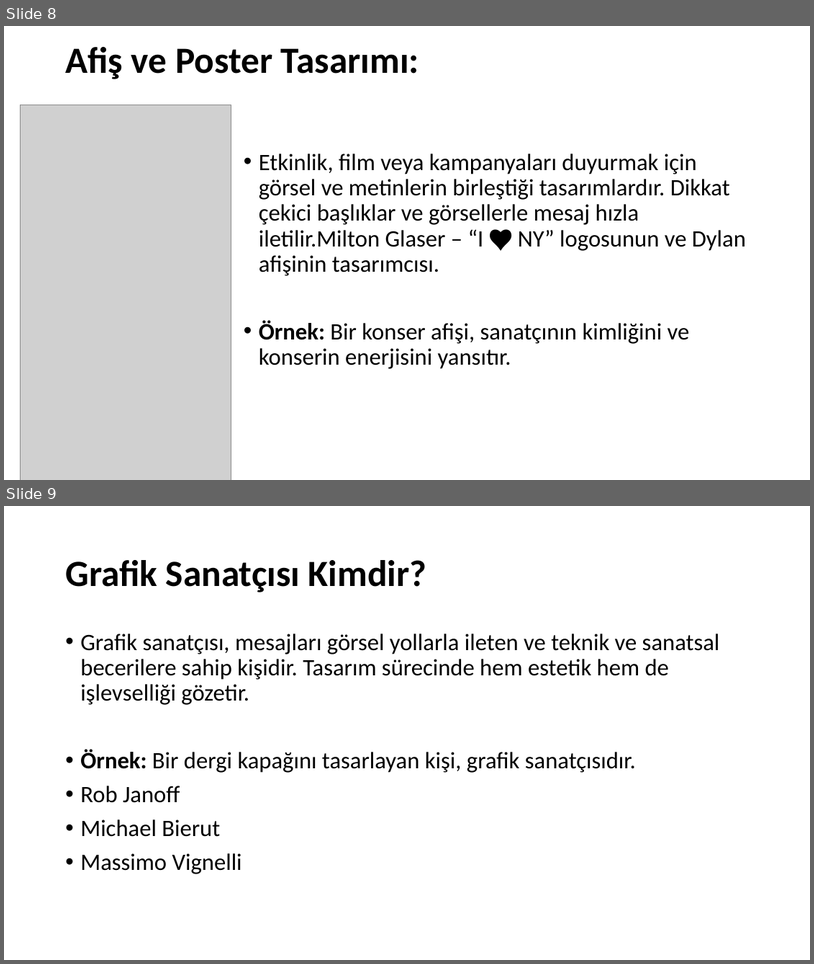
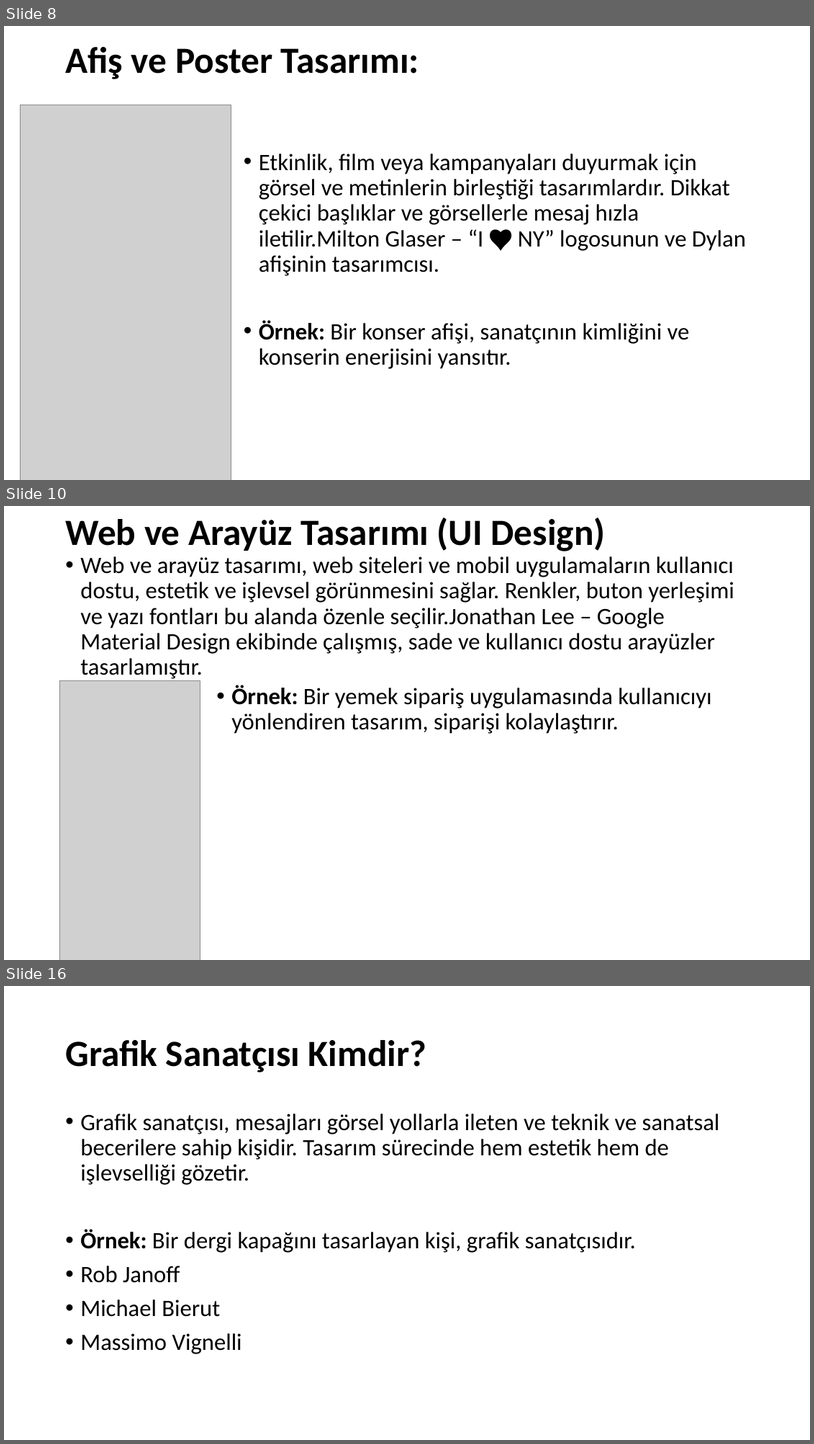
Before and after one commit to musarda/thyaoihlas.github.io, a slide deck: Grafik_Sanatı_Nedir.pptx. Shown one above the other, each under a label of ours: slides 8 and 9 before the commit, slides 8, 10 and 16 after it; the slides between them are not shown. The pictures are 814x964 and 814x1444 pixels, drawn with LibreOffice and Linux fonts; fonts in the diff are those of the drawing; grey boxes stand for pictures. Boxes give left, top, right and bottom in pixels: in the first picture for what was removed or moved away, otherwise in the second. Text is boxed around its words. In the diff, an @@ line names an element or a change of style, - is before the commit and + after.

```diff
--- a/Grafik_Sanatı_Nedir.pptx
+++ b/Grafik_Sanatı_Nedir.pptx
@@ slide 10 added at <box>4,506,810,960</box>, background #FFFFFF @@
@@ title added at <box>65,518,606,551</box>, 44 pt, text #000000, bold @@
+Web ve Arayüz Tasarımı (UI Design)
@@ text added at <box>80,556,734,734</box>, 28 pt, text #000000 @@
+• Web ve arayüz tasarımı, web siteleri ve mobil uygulamaların kullanıcı dostu, estetik ve işlevsel görünmesini sağlar. Renkler, buton yerleşimi ve yazı fontları bu alanda özenle seçilir.Jonathan Lee – Google Material Design ekibinde çalışmış, sade ve kullanıcı dostu arayüzler tasarlamıştır.
+          • Örnek: Bir yemek sipariş uygulamasında kullanıcıyı yönlendiren tasarım, siparişi kolaylaştırır.
@@ picture added at <box>59,681,201,960</box> @@
@@ what was slide 9 is now slide 16 @@
```
Also in this commit, not shown: 6 other slides added.
